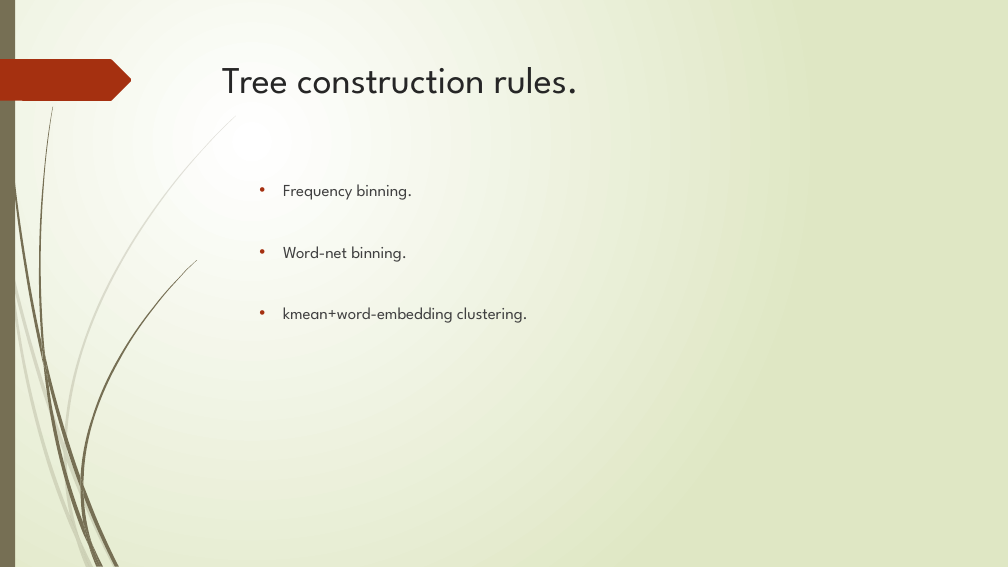
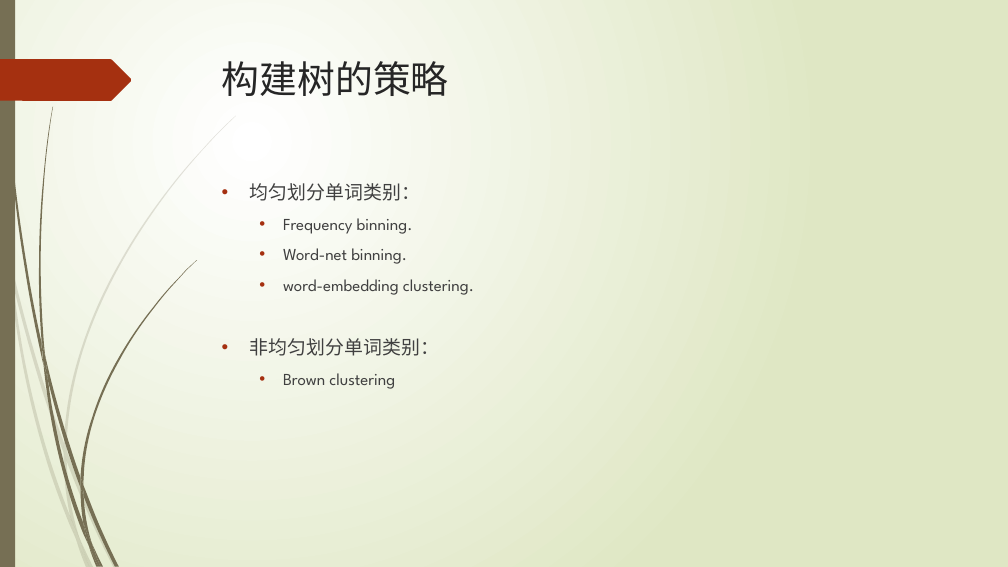
Before and after one commit to jiangnanhugo/Graduate_Design, a slide deck: slide 19 of 开题报告.pptx (slide 22 before the commit). Drawn at 1008x567 pixels with LibreOffice and Linux fonts; fonts in the diff are those of the drawing. Boxes give left, top, right and bottom in pixels: in the first picture for what was removed or moved away, otherwise in the second. Text is boxed around its words. In the diff, an @@ line names an element or a change of style, - is before the commit and + after.

```diff
--- a/开题报告.pptx
+++ b/开题报告.pptx
@@ title at (222,61,449,96): text changed @@
-Tree construction rules.
+构建树的策略
@@ text at (250,183,420,201): paragraph added @@
+• 均匀划分单词类别：
@@ text at (250,279,474,389): text changed @@
-  • kmean+word-embedding clustering.
+  • word-embedding clustering.
+• 非均匀划分单词类别：
+  • Brown clustering
```
Also in this commit, not shown: 16 other slides changed, 1 slide added, 3 slides removed, 14 other files.
